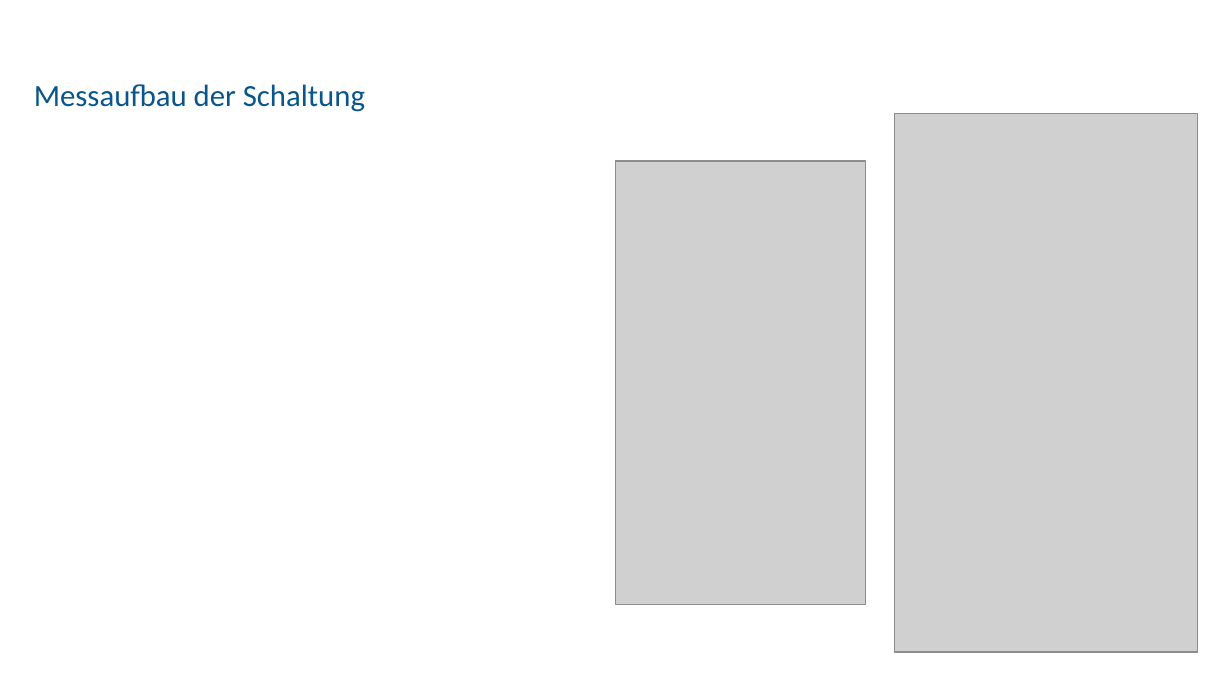
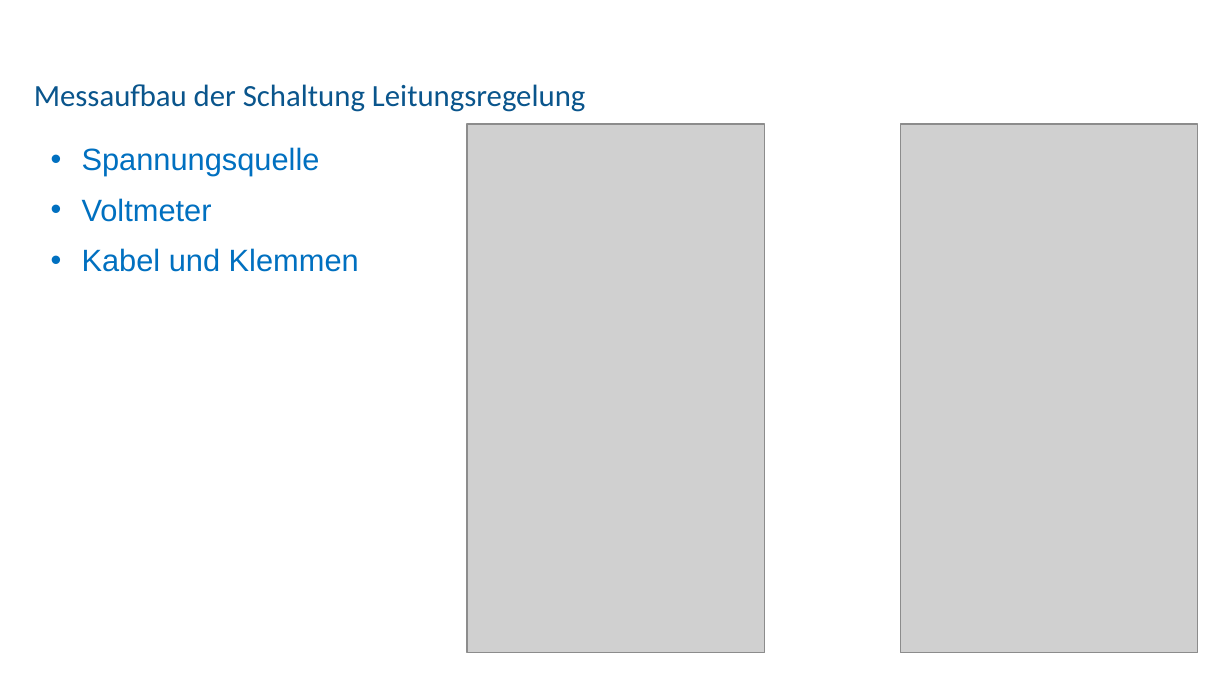
Before and after one commit to mimeiners/ASLK_PRO, a slide deck: slide 8 of docs/img/Experiment_11/Präsentation_ANS_LDO.pptx (slide 7 before the commit). Drawn at 1232x693 pixels with LibreOffice and Linux fonts; fonts in the diff are those of the drawing; grey boxes stand for pictures; background and template pictures are left out. Boxes give left, top, right and bottom in pixels: in the first picture for what was removed or moved away, otherwise in the second. Text is boxed around its words. In the diff, an @@ line names an element or a change of style, - is before the commit and + after.

```diff
--- a/docs/img/Experiment_11/Präsentation_ANS_LDO.pptx
+++ b/docs/img/Experiment_11/Präsentation_ANS_LDO.pptx
@@ title at (x1=34, y1=84, x2=585, y2=112): text changed @@
-Messaufbau der Schaltung
+Messaufbau der Schaltung Leitungsregelung
@@ text added at (x1=82, y1=147, x2=359, y2=272), 18 pt, text #0070C0 @@
+• Spannungsquelle
+• Voltmeter
+• Kabel und Klemmen
@@ picture resized from (x1=616, y1=161, x2=865, y2=605) to (x1=467, y1=124, x2=765, y2=653) @@
@@ picture resized from (x1=894, y1=113, x2=1198, y2=652) to (x1=901, y1=124, x2=1199, y2=653) @@
```
Also in this commit, not shown: 7 other slides changed, 3 slides added, 2 slides removed, 5 other files.
